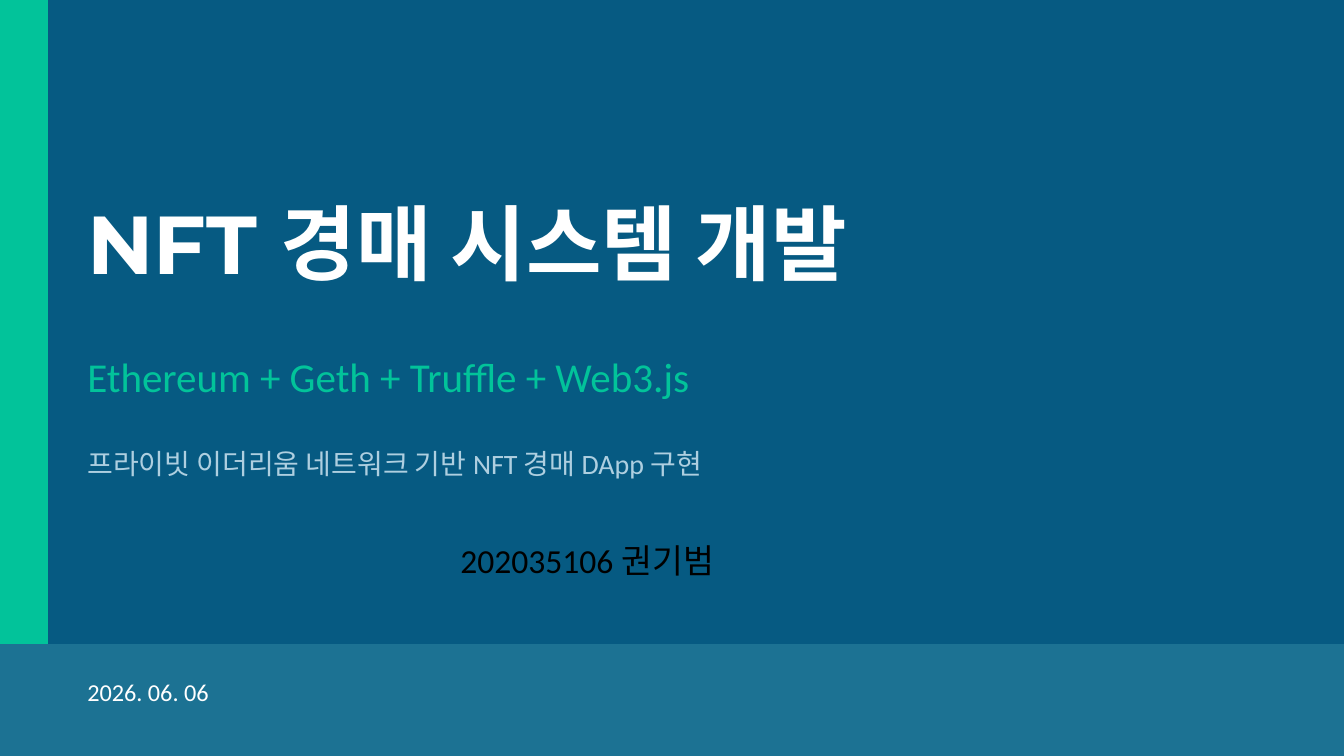
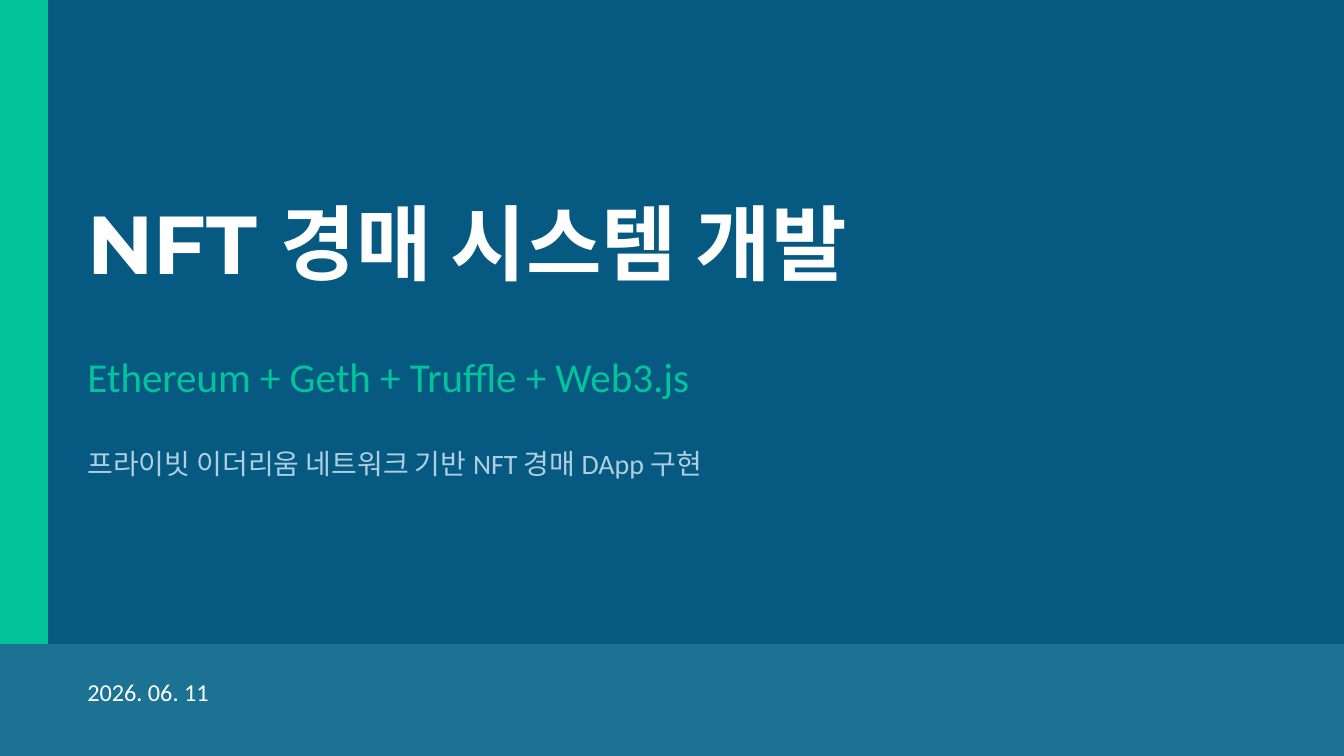
Before and after one commit to bbasung1/blockchain_Final_homework_auction, a slide deck: slide 1 of NFT경매시스템_발표.pptx. Drawn at 1344x756 pixels with LibreOffice and Linux fonts; fonts in the diff are those of the drawing. Boxes give left, top, right and bottom in pixels: in the first picture for what was removed or moved away, otherwise in the second. Text is boxed around its words. In the diff, an @@ line names an element or a change of style, - is before the commit and + after.

```diff
--- a/NFT경매시스템_발표.pptx
+++ b/NFT경매시스템_발표.pptx
@@ text removed at [460,545,714,576] @@
-202035106 권기범
@@ text at [87,684,209,701]: text changed @@
-2026. 06. 06
+2026. 06. 11
```
Also in this commit, not shown: 9 other slides changed, 23 other files.
